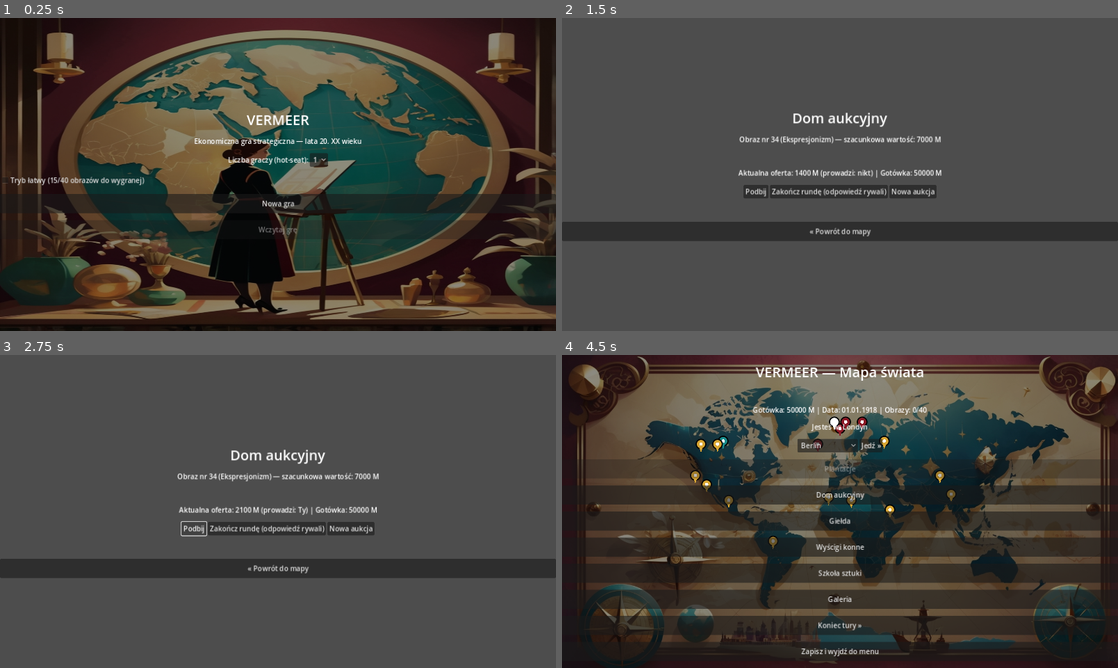
Above: before the commit, frames 1-4 (two rows, left to right).
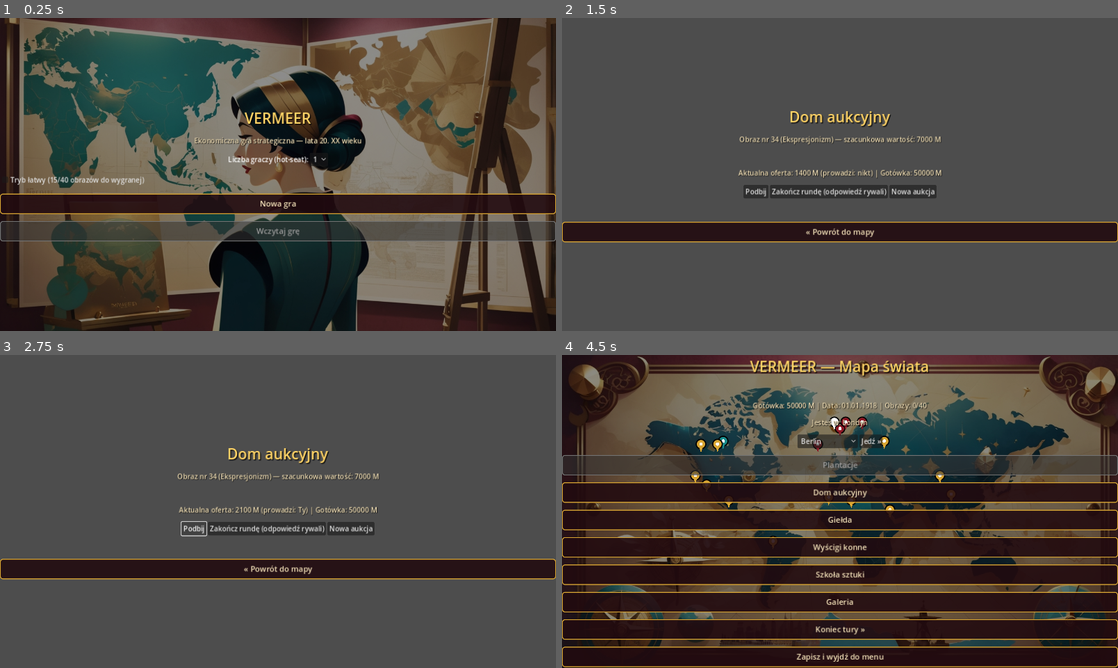
Above: after the commit, the same moments.

Repository: cinekm20/the-forger-retro-tycoon
Game: Godot game, scene res://scenes/main_menu/MainMenu.tscn
Two runs of this game, one before a commit and one after it. Both use one fixed random seed, a clock stepped at 60 frames per second and the inputs below.
Inputs:
- Up to frame 1 (0.25 s): no input
- Up to frame 2 (1.5 s): click "Nowa gra" at 0.5 s; click "Dom aukcyjny" at 1.25 s
- Up to frame 3 (2.75 s): click "Podbij" at 2 s
- Up to frame 4 (4.5 s): click "Zakończ rundę (odpowiedź rywa…" at 2.75 s; click "Nowa aukcja" at 3.5 s; click "« Powrót do mapy" at 4.25 s

The runs differ from the first frame. In frame 1, 77% of the frame differs, in the area x 0-100%, y 0-100%; in frame 2, 8.0%; in frame 3, 8.0%; in frame 4, 33%.

Commit message:
Swap main menu background; restyle buttons/labels to art deco theme
Replaced main_menu_title.jpg with the user's newer image. Also
addressed the request to make buttons "look better": ScreenHelpers
now applies a shared art-deco StyleBoxFlat (dark burgundy fill, gold
border, rounded corners, distinct hover/pressed/disabled states) to
every button built via make_button(), plus gold/cream text colors
with a subtle drop shadow for titles and labels. Since every screen
already goes through these shared helpers, the whole game picks up
the new look at once instead of just the main menu.

Co-Authored-By: Claude Sonnet 5 <noreply@anthropic.com>
Claude-Session: https://claude.ai/code/session_01WjdcGYSPdySvPA6GKCaWaN

Diff:
--- a/game/scripts/ui/screen_helpers.gd
+++ b/game/scripts/ui/screen_helpers.gd
@@ -31,11 +31,22 @@
 	return root
 
 
+## Paleta art déco (docs/GRAFIKA_LEONARDO.md — złoto/burgund/sepia).
+const COLOR_GOLD := Color(0.85, 0.65, 0.2)
+const COLOR_GOLD_BRIGHT := Color(1.0, 0.83, 0.4)
+const COLOR_CREAM := Color(0.95, 0.88, 0.72)
+const COLOR_BURGUNDY_DARK := Color(0.13, 0.04, 0.06)
+
+
 static func make_title(root: VBoxContainer, text: String) -> Label:
 	var label := Label.new()
 	label.text = text
 	label.horizontal_alignment = HORIZONTAL_ALIGNMENT_CENTER
-	label.add_theme_font_size_override("font_size", 32)
+	label.add_theme_font_size_override("font_size", 34)
+	label.add_theme_color_override("font_color", COLOR_GOLD_BRIGHT)
+	label.add_theme_color_override("font_shadow_color", Color(0, 0, 0, 0.8))
+	label.add_theme_constant_override("shadow_offset_x", 2)
+	label.add_theme_constant_override("shadow_offset_y", 2)
 	root.add_child(label)
 	return label
 
@@ -44,15 +55,57 @@
 	var label := Label.new()
 	label.text = text
 	label.horizontal_alignment = HORIZONTAL_ALIGNMENT_CENTER
+	label.add_theme_color_override("font_color", COLOR_CREAM)
+	label.add_theme_color_override("font_shadow_color", Color(0, 0, 0, 0.8))
+	label.add_theme_constant_override("shadow_offset_x", 1)
+	label.add_theme_constant_override("shadow_offset_y", 1)
 	root.add_child(label)
 	return label
+
+
+## Przyciski w stylu art déco (ciemny burgund + złota ramka) zamiast
+## domyślnego szarego wyglądu Godota — jeden wspólny styl dla całej gry.
+static func _style_button(btn: Button) -> void:
+	var normal := StyleBoxFlat.new()
+	normal.bg_color = Color(COLOR_BURGUNDY_DARK.r, COLOR_BURGUNDY_DARK.g, COLOR_BURGUNDY_DARK.b, 0.88)
+	normal.border_color = COLOR_GOLD
+	normal.set_border_width_all(2)
+	normal.set_corner_radius_all(6)
+	normal.content_margin_left = 16
+	normal.content_margin_right = 16
+	normal.content_margin_top = 10
+	normal.content_margin_bottom = 10
+
+	var hover := normal.duplicate()
+	hover.bg_color = Color(0.28, 0.09, 0.13, 0.92)
+	hover.border_color = COLOR_GOLD_BRIGHT
+
+	var pressed := normal.duplicate()
+	pressed.bg_color = Color(0.06, 0.02, 0.03, 0.95)
+	pressed.border_color = COLOR_GOLD_BRIGHT
+
+	var disabled := normal.duplicate()
+	disabled.bg_color = Color(0.2, 0.2, 0.2, 0.55)
+	disabled.border_color = Color(0.45, 0.45, 0.45)
+
+	btn.add_theme_stylebox_override("normal", normal)
+	btn.add_theme_stylebox_override("hover", hover)
+	btn.add_theme_stylebox_override("pressed", pressed)
+	btn.add_theme_stylebox_override("focus", hover)
+	btn.add_theme_stylebox_override("disabled", disabled)
+	btn.add_theme_color_override("font_color", COLOR_CREAM)
+	btn.add_theme_color_override("font_hover_color", COLOR_GOLD_BRIGHT)
+	btn.add_theme_color_override("font_pressed_color", COLOR_GOLD_BRIGHT)
+	btn.add_theme_color_override("font_disabled_color", Color(0.6, 0.6, 0.6))
+	btn.add_theme_font_size_override("font_size", 18)
 
 
 static func make_button(root: VBoxContainer, text: String, on_pressed: Callable) -> Button:
 	var btn := Button.new()
 	btn.text = text
-	btn.custom_minimum_size = Vector2(280, 44)
+	btn.custom_minimum_size = Vector2(280, 46)
 	btn.pressed.connect(on_pressed)
+	_style_button(btn)
 	root.add_child(btn)
 	return btn
 
Binary file changed: game/art/backgrounds/main_menu_title.jpg
